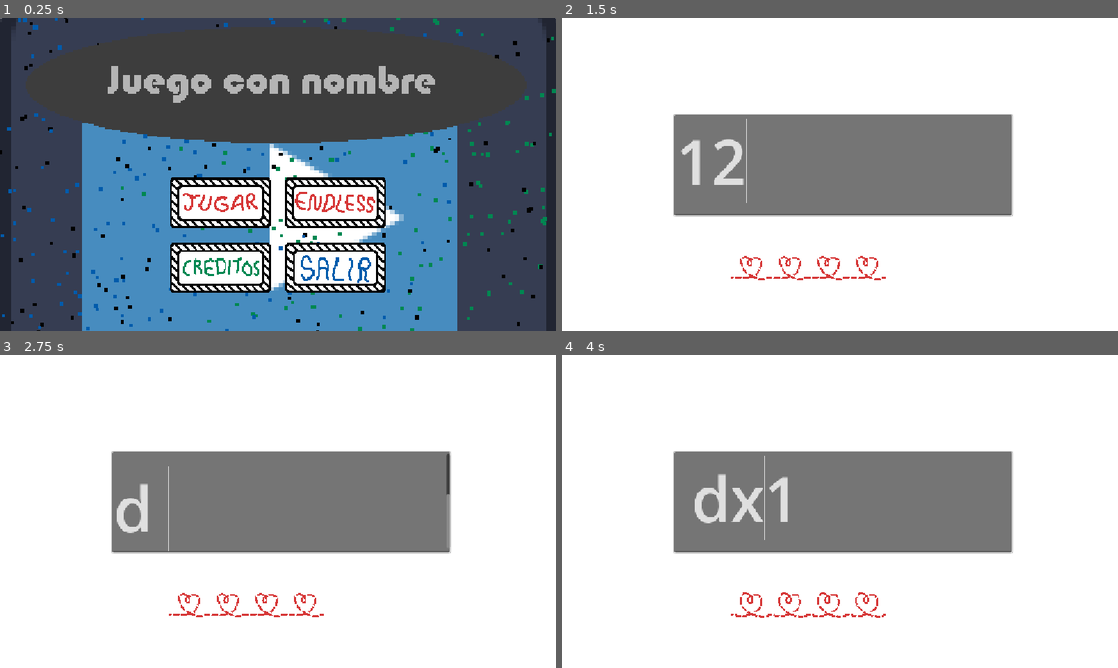
Above: before the commit, frames 1-4 (two rows, left to right).
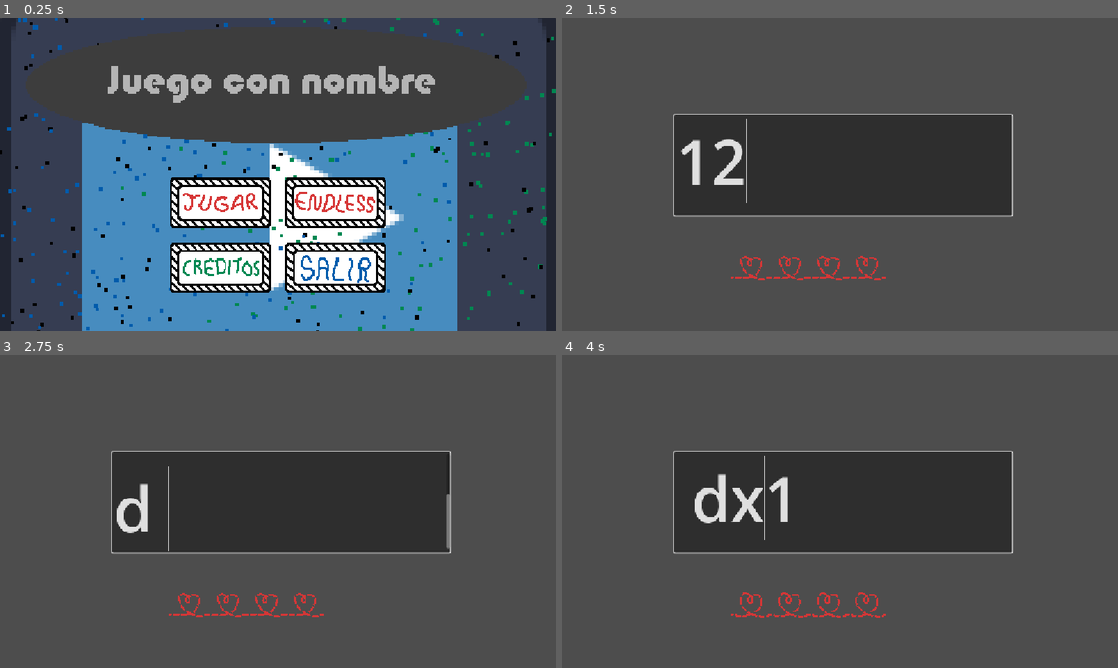
Above: after the commit, the same moments.

Repository: Triktor1/ComJamOn2026
Game: Godot game, scene res://escenas/mainMenu.tscn
Same seed, same stepped clock (60 frames per second), same inputs: the game is played once before the commit and once after it. The engine's default icon, where the game draws it, is replaced by a stand-in: a white triangle on a blue panel in a dark square.
Inputs (mouse positions are in pixels of both pictures, inside the frame that each line leads up to):
- Up to frame 1 (0.25 s): no input
- Up to frame 2 (1.5 s): click (784, 202) at 0.5 s; click (845, 165) at 1.27 s; type "12" at 1.35 s
- Up to frame 3 (2.75 s): tap Enter at 2 s; move the mouse to (400, 495) at 2.02 s; hold D (Right) from 2.03 s (still down); hold Space (Space) from 2.03 s (still down)
- Up to frame 4 (4 s): move the mouse to (728, 527) at 2.77 s; release D (Right) at 2.78 s; release Space (Space) at 2.78 s; hold S (Down) 2.78-3.53 s; tap Z at 2.85 s; tap Space (Space) at 3.5 s; move the mouse to (895, 442) at 3.52 s; hold D (Right) from 3.53 s (still down); hold X from 3.53 s (still down)

The runs differ from the first frame. In frame 1, less than 0.1% of the frame differs, in the area x 0-100%, y 0-1%; in frame 2, 99%; in frame 3, 99%, in the area x 0-100%, y 0-100%; in frame 4, 98%.

Commit message:
cambiado el fondo de los cojones

Diff:
--- /dev/null
+++ b/escenas/Minigames/scenes/mini_dialogo.tscn
@@ -0,0 +1,8 @@
+[gd_scene format=3 uid="uid://c5scdg5mdj3iq"]
+
+[ext_resource type="Script" uid="uid://dvkp78n5nmrxa" path="res://scripts/minigame_manager.gd" id="1_sk12o"]
+
+[node name="Mini_Dialogo" type="Node2D" unique_id=1446933127]
+
+[node name="MiniGame_Manager" type="Node" parent="." unique_id=1283280026]
+script = ExtResource("1_sk12o")
--- a/project.godot
+++ b/project.godot
@@ -76,4 +76,3 @@
 
 textures/canvas_textures/default_texture_filter=0
 rendering_device/driver.windows="d3d12"
-environment/defaults/default_clear_color=Color(1, 1, 1, 1)
